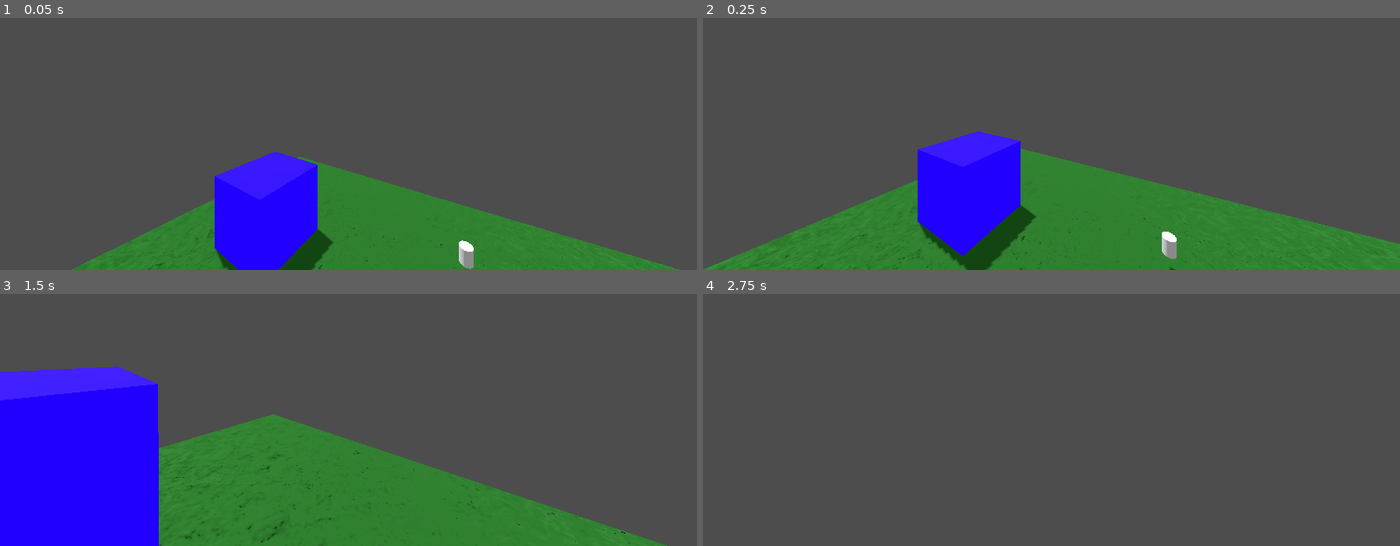
Above: before the commit, frames 1-4 (two rows, left to right).
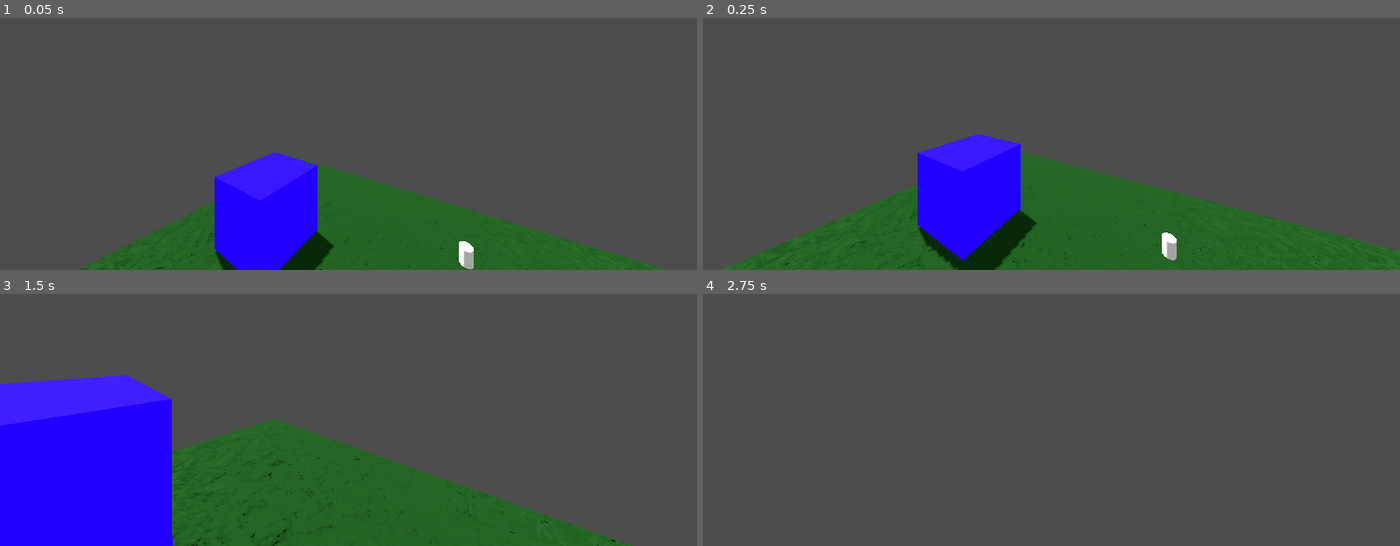
Above: after the commit, the same moments.

Repository: micycle8778/dash-and-dine
Game: Godot game, scene res://world/world.tscn
Two runs of this game, one before a commit and one after it. Both use one fixed random seed, a clock stepped at 60 frames per second and the inputs below. The engine's default icon, where the game draws it, is replaced by a stand-in: a white triangle on a blue panel in a dark square.
Inputs (mouse positions are in pixels of both pictures, inside the frame that each line leads up to):
- Up to frame 1 (0.05 s): no input
- Up to frame 2 (0.25 s): no input
- Up to frame 3 (1.5 s): move the mouse to (383, 349) at 0.52 s; hold W (move_forward) from 0.53 s (still down); tap E (pickup) at 0.6, 1.35 s; tap Space (jump) at 0.77 s; move the mouse to (313, 351) at 1.27 s
- Up to frame 4 (2.75 s): keep holding W (move_forward); tap Space (jump) at 1.52 s; move the mouse to (1065, 344) at 2.02 s; tap E (pickup) at 2.1 s

The runs differ from the first frame. In frame 1, 13% of the frame differs, in the area x 10-98%, y 52-100%; in frame 2, 21%; in frame 3, 22%, in the area x 0-96%, y 28-100%; in frame 4, nothing differs.

Commit message:
grabbable outline + release velocity + height test

Diff:
--- a/grabbable/grabbable.gd
+++ b/grabbable/grabbable.gd
@@ -1,4 +1,6 @@
 class_name Grabbable extends RigidBody3D
+
+@export var outline_shader: ShaderMaterial
 
 var grabbed_neighbors: Array[Grabbable]
 var grabbed := false:
@@ -9,16 +11,35 @@
 		if grabbed:
 			grabbed_neighbors = []
 			for body in get_colliding_bodies():
-				if body is Grabbable:
+				if body is Grabbable and body.global_position.y > global_position.y:
 					grabbed_neighbors.push_back(body)
 					body.freeze = true
+			last_pos = global_position
+			enable_outline_shader()
 		else:
+			linear_velocity = instant_velocity
 			for body in grabbed_neighbors:
 				body.freeze = false
+				body.linear_velocity = instant_velocity
+			disable_outline_shader()
 
+func enable_outline_shader() -> void:
+	if outline_shader != null:
+		outline_shader.set_shader_parameter("enabled", true)
+
+func disable_outline_shader() -> void:
+	if outline_shader != null:
+		outline_shader.set_shader_parameter("enabled", false)
 
 func _process(delta: float) -> void:
 	$Sprite3D.visible = freeze #and false
+
+var last_pos: Vector3
+var instant_velocity: Vector3
+func _physics_process(delta: float) -> void:
+	if not grabbed: return
+	instant_velocity = (global_position - last_pos) / delta
+	last_pos = global_position
 
 # check if we're colliding with a grabbed grabbable
 # func _physics_process(delta: float) -> void:
--- a/grabbable/grabbable.tscn
+++ b/grabbable/grabbable.tscn
@@ -12,12 +12,14 @@
 collision_layer = 4
 collision_mask = 7
 physics_material_override = SubResource("PhysicsMaterial_yyata")
+can_sleep = false
 contact_monitor = true
 max_contacts_reported = 10
 script = ExtResource("1_6d6p2")
 
 [node name="Sprite3D" type="Sprite3D" parent="."]
 transform = Transform3D(0.195306, 0, 0, 0, 0.195306, 0, 0, 0, 0.195306, 0, 0, 0.532103)
+visible = false
 texture = ExtResource("2_yyata")
 
 [node name="Sprite3D2" type="Sprite3D" parent="Sprite3D"]
--- /dev/null
+++ b/grabbable/outline.gdshader
@@ -0,0 +1,21 @@
+shader_type spatial;
+render_mode cull_front, unshaded;
+
+uniform bool enabled = false;
+
+uniform float x_expand: hint_range(1., 2.) = 1.05;
+uniform float y_expand: hint_range(1., 2.) = 1.05;
+uniform float z_expand: hint_range(1., 2.) = 1.05;
+
+void vertex() {
+	VERTEX.x *= x_expand;
+	VERTEX.y *= y_expand;
+	VERTEX.z *= z_expand;
+}
+
+void fragment() {
+	if (!enabled) discard;
+	float t = TIME / 1.5;
+	float x = mod(SCREEN_UV.x + t, 1.);
+	ALBEDO = mix(vec3(0.), vec3(0.4, 0.4, 0.3), distance(x, 0.5) * 2.);
+}
--- a/player/player.gd
+++ b/player/player.gd
@@ -9,7 +9,6 @@
 @onready var camera: Camera3D = %Camera3D
 @onready var grab_raycast: RayCast3D = %GrabRaycast
 @onready var hold_distance_raycast: RayCast3D = %HoldDistanceRaycast
-@onready var hold_icon: CanvasItem = %HoldIcon
 
 func _input(event: InputEvent) -> void:
 	if event is InputEventMouseMotion:
@@ -69,8 +68,28 @@
 	for body in cols:
 		body.global_position = holding.to_global(cols[body])
 
+var last_grabbable_hovered: Grabbable
 func _handle_hold_icon() -> void:
-	hold_icon.visible = grab_raycast.is_colliding() and holding == null
+	if holding != null: return
+
+	if grab_raycast.is_colliding():
+		var grabbable = grab_raycast.get_collider()
+
+		# check if we swapped to a different grabbable
+		if last_grabbable_hovered != null and grabbable != last_grabbable_hovered:
+			last_grabbable_hovered.disable_outline_shader()
+		last_grabbable_hovered = grabbable
+
+		# check if the grabbable has an outline shader
+		if last_grabbable_hovered.outline_shader != null:
+			last_grabbable_hovered.enable_outline_shader()
+		else:
+			last_grabbable_hovered = null
+
+	# check if we just stopped looking at a grabbable
+	elif last_grabbable_hovered != null:
+		last_grabbable_hovered.disable_outline_shader()
+		last_grabbable_hovered = null
 
 func _process(delta: float) -> void:
 	_kinematics(delta)
--- a/player/player.tscn
+++ b/player/player.tscn
@@ -1,7 +1,6 @@
-[gd_scene load_steps=5 format=3 uid="uid://jgyasjf5x5fh"]
+[gd_scene load_steps=4 format=3 uid="uid://jgyasjf5x5fh"]
 
 [ext_resource type="Script" uid="uid://oixpb2v2k0gm" path="res://player/player.gd" id="1_oul6g"]
-[ext_resource type="Texture2D" uid="uid://m78lhw31p868" path="res://font_awesome/hand.svg" id="2_rkbax"]
 
 [sub_resource type="CapsuleMesh" id="CapsuleMesh_tcf2h"]
 
@@ -30,21 +29,3 @@
 [node name="HoldDistanceRaycast" type="RayCast3D" parent="Camera3D"]
 unique_name_in_owner = true
 target_position = Vector3(0, 0, -2)
-
-[node name="CanvasLayer" type="CanvasLayer" parent="."]
-
-[node name="HoldIcon" type="TextureRect" parent="CanvasLayer"]
-unique_name_in_owner = true
-anchors_preset = 8
-anchor_left = 0.5
-anchor_top = 0.5
-anchor_right = 0.5
-anchor_bottom = 0.5
-offset_left = 42.0
-offset_top = 9.0
-offset_right = 79.5
-offset_bottom = 52.5
-grow_horizontal = 2
-grow_vertical = 2
-texture = ExtResource("2_rkbax")
-expand_mode = 1
--- a/project.godot
+++ b/project.godot
@@ -76,6 +76,7 @@
 
 3d/physics_engine="Jolt Physics"
 3d/default_gravity=29.0
+common/physics_interpolation=true
 
 [rendering]
 
--- a/world/world.tscn
+++ b/world/world.tscn
@@ -1,8 +1,9 @@
-[gd_scene load_steps=22 format=3 uid="uid://bitfv6iqc8mwh"]
+[gd_scene load_steps=31 format=3 uid="uid://bitfv6iqc8mwh"]
 
 [ext_resource type="PackedScene" uid="uid://jgyasjf5x5fh" path="res://player/player.tscn" id="1_6xmxd"]
 [ext_resource type="Script" uid="uid://pbe2nre427ka" path="res://world/world.gd" id="1_tcf2h"]
 [ext_resource type="PackedScene" uid="uid://b8cjslhovtlba" path="res://grabbable/grabbable.tscn" id="3_4717r"]
+[ext_resource type="Shader" uid="uid://ba5uvtjdaxx07" path="res://grabbable/outline.gdshader" id="4_h5o24"]
 
 [sub_resource type="WorldBoundaryShape3D" id="WorldBoundaryShape3D_4717r"]
 
@@ -25,6 +26,7 @@
 [sub_resource type="Environment" id="Environment_6xmxd"]
 ambient_light_source = 2
 ambient_light_color = Color(1, 1, 1, 1)
+ambient_light_energy = 0.37
 
 [sub_resource type="StandardMaterial3D" id="StandardMaterial3D_tcf2h"]
 albedo_color = Color(1, 0.16, 0.16, 1)
@@ -50,11 +52,33 @@
 [sub_resource type="ConvexPolygonShape3D" id="ConvexPolygonShape3D_h5o24"]
 points = PackedVector3Array(1.5, 1.5, 1.5, 1.5, 1.5, -1.5, -1.5, 1.5, 1.5, 1.5, -1.5, 1.5, 1.5, -1.5, -1.5, -1.5, 1.5, -1.5, -1.5, -1.5, 1.5, -1.5, -1.5, -1.5)
 
+[sub_resource type="ShaderMaterial" id="ShaderMaterial_mmdvd"]
+render_priority = 0
+shader = ExtResource("4_h5o24")
+shader_parameter/enabled = false
+shader_parameter/x_expand = 1.02
+shader_parameter/y_expand = 1.329
+shader_parameter/z_expand = 1.03
+
+[sub_resource type="StandardMaterial3D" id="StandardMaterial3D_fn3g3"]
+next_pass = SubResource("ShaderMaterial_mmdvd")
+
 [sub_resource type="BoxMesh" id="BoxMesh_h5o24"]
 size = Vector3(1.5, 0.1, 1)
 
 [sub_resource type="BoxShape3D" id="BoxShape3D_4717r"]
 size = Vector3(1.52295, 0.102661, 1)
+
+[sub_resource type="ShaderMaterial" id="ShaderMaterial_fn3g3"]
+render_priority = 0
+shader = ExtResource("4_h5o24")
+shader_parameter/enabled = false
+shader_parameter/x_expand = 1.05
+shader_parameter/y_expand = 1.05
+shader_parameter/z_expand = 1.05
+
+[sub_resource type="StandardMaterial3D" id="StandardMaterial3D_sc4t8"]
+next_pass = SubResource("ShaderMaterial_fn3g3")
 
 [sub_resource type="CylinderMesh" id="CylinderMesh_fn3g3"]
 top_radius = 0.1
@@ -64,6 +88,28 @@
 [sub_resource type="ConvexPolygonShape3D" id="ConvexPolygonShape3D_fn3g3"]
 points = PackedVector3Array(-0.1, -0.15, 0, -0.0995302, -0.15, -0.00980815, -0.0995302, -0.15, 0.00978857, -0.1, 0.15,  …(3560 unchanged characters)…
 
+[sub_resource type="ShaderMaterial" id="ShaderMaterial_4papg"]
+render_priority = 0
+shader = ExtResource("4_h5o24")
+shader_parameter/enabled = false
+shader_parameter/x_expand = 1.05
+shader_parameter/y_expand = 1.05
+shader_parameter/z_expand = 1.05
+
+[sub_resource type="StandardMaterial3D" id="StandardMaterial3D_fyhu2"]
+next_pass = SubResource("ShaderMaterial_4papg")
+
+[sub_resource type="ShaderMaterial" id="ShaderMaterial_mad0u"]
+render_priority = 0
+shader = ExtResource("4_h5o24")
+shader_parameter/enabled = false
+shader_parameter/x_expand = 1.144
+shader_parameter/y_expand = 1.026
+shader_parameter/z_expand = 1.109
+
+[sub_resource type="StandardMaterial3D" id="StandardMaterial3D_ocfjn"]
+next_pass = SubResource("ShaderMaterial_mad0u")
+
 [sub_resource type="CylinderMesh" id="CylinderMesh_mmdvd"]
 top_radius = 0.2
 bottom_radius = 0.2
@@ -84,6 +130,7 @@
 metadata/_edit_lock_ = true
 
 [node name="MeshInstance3D" type="MeshInstance3D" parent="Floor"]
+transform = Transform3D(1, 0, 0, 0, 1, 0, 0, 0, 1, 0, -0.111793, 0)
 material_override = SubResource("StandardMaterial3D_h5o24")
 mesh = SubResource("PlaneMesh_6xmxd")
 skeleton = NodePath("../..")
@@ -126,9 +173,11 @@
 shape = SubResource("ConvexPolygonShape3D_h5o24")
 
 [node name="Tray" parent="." instance=ExtResource("3_4717r")]
-transform = Transform3D(1, 0, 0, 0, 1, 0, 0, 0, 1, 0, 0.202274, 3.94384)
+transform = Transform3D(1, 0, 0, 0, 1, 0, 0, 0, 1, 0.00303888, 0.202274, 3.9591)
+outline_shader = SubResource("ShaderMaterial_mmdvd")
 
 [node name="Tray" type="MeshInstance3D" parent="Tray"]
+material_override = SubResource("StandardMaterial3D_fn3g3")
 mesh = SubResource("BoxMesh_h5o24")
 skeleton = NodePath("")
 metadata/_edit_lock_ = true
@@ -140,8 +189,10 @@
 
 [node name="Cylinder" parent="." instance=ExtResource("3_4717r")]
 transform = Transform3D(1, 0, 0, 0, 1, 0, 0, 0, 1, 0, 0.459582, 3.93201)
+outline_shader = SubResource("ShaderMaterial_fn3g3")
 
 [node name="Cylinder" type="MeshInstance3D" parent="Cylinder"]
+material_override = SubResource("StandardMaterial3D_sc4t8")
 mesh = SubResource("CylinderMesh_fn3g3")
 skeleton = NodePath("../../Tray/Tray")
 metadata/_edit_lock_ = true
@@ -152,8 +203,10 @@
 
 [node name="Cylinder2" parent="." instance=ExtResource("3_4717r")]
 transform = Transform3D(1, 0, 0, 0, 1, 0, 0, 0, 1, 0.500173, 0.459582, 3.93201)
+outline_shader = SubResource("ShaderMaterial_4papg")
 
 [node name="Cylinder" type="MeshInstance3D" parent="Cylinder2"]
+material_override = SubResource("StandardMaterial3D_fyhu2")
 mesh = SubResource("CylinderMesh_fn3g3")
 skeleton = NodePath("../../Tray/Tray")
 metadata/_edit_lock_ = true
@@ -164,8 +217,10 @@
 
 [node name="BigCylinder" parent="." instance=ExtResource("3_4717r")]
 transform = Transform3D(1, 0, 0, 0, 1, 0, 0, 0, 1, 0, 1.66751, 7.07619)
+outline_shader = SubResource("ShaderMaterial_mad0u")
 
 [node name="MeshInstance3D" type="MeshInstance3D" parent="BigCylinder"]
+material_override = SubResource("StandardMaterial3D_ocfjn")
 mesh = SubResource("CylinderMesh_mmdvd")
 skeleton = NodePath("")
 metadata/_edit_lock_ = true
Not shown, added: grabbable/outline.gdshader.uid
